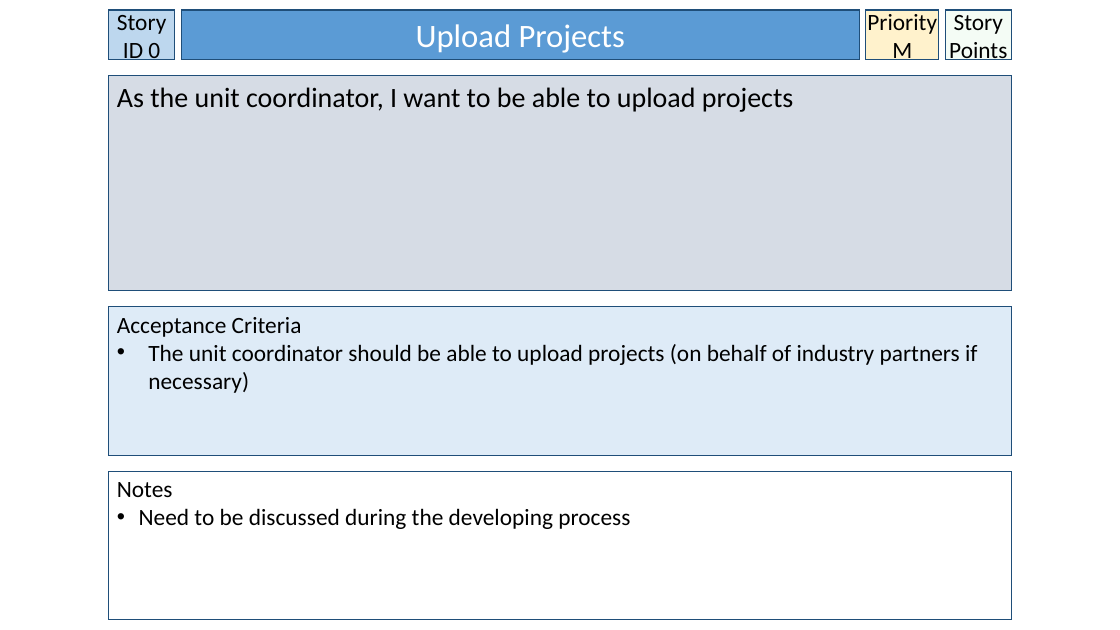
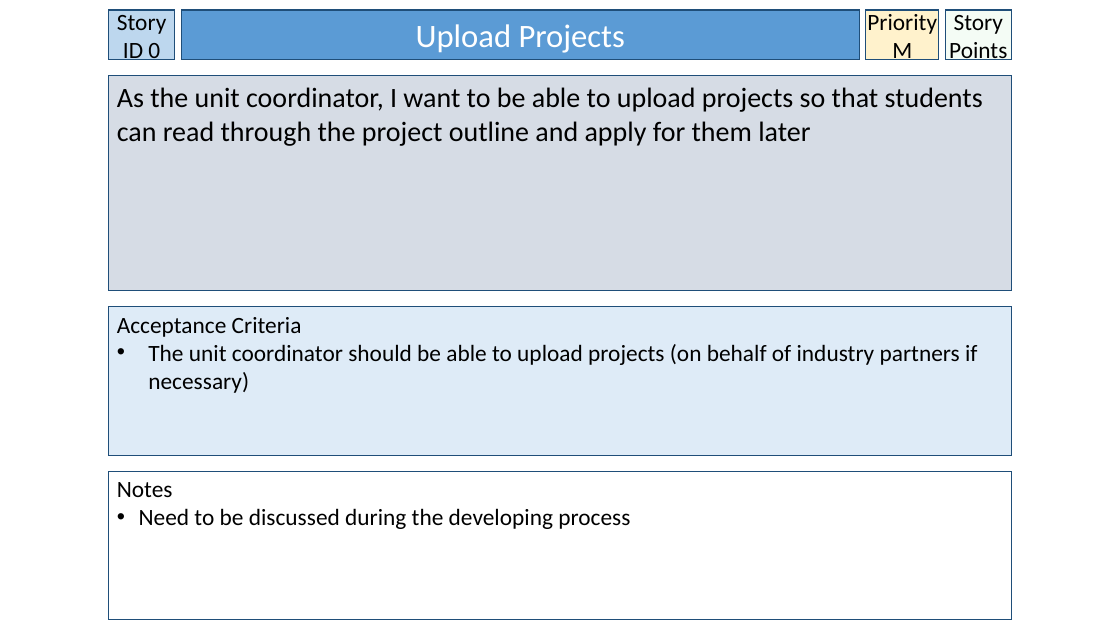
Before and after one commit to BrissyKim/group14, a slide deck: slide 7 of User_story/Yoon User Stories.pptx. Drawn at 1120x630 pixels with LibreOffice and Linux fonts; fonts in the diff are those of the drawing. Boxes give left, top, right and bottom in pixels: in the first picture for what was removed or moved away, otherwise in the second. Text is boxed around its words. In the diff, an @@ line names an element or a change of style, - is before the commit and + after.

```diff
--- a/User_story/Yoon User Stories.pptx
+++ b/User_story/Yoon User Stories.pptx
@@ text in rectangle at box(117, 87, 983, 146): text changed @@
-As the unit coordinator, I want to be able to upload projects
+As the unit coordinator, I want to be able to upload projects so that students can read through the project outline and apply for them later
```
Also in this commit, not shown: 11 other slides changed, 2 slides added.
